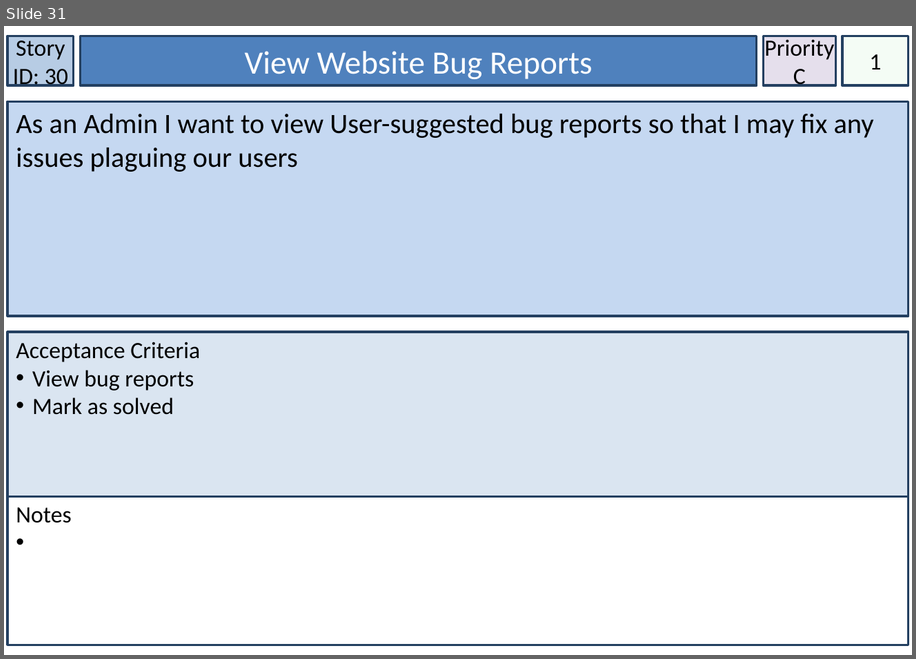
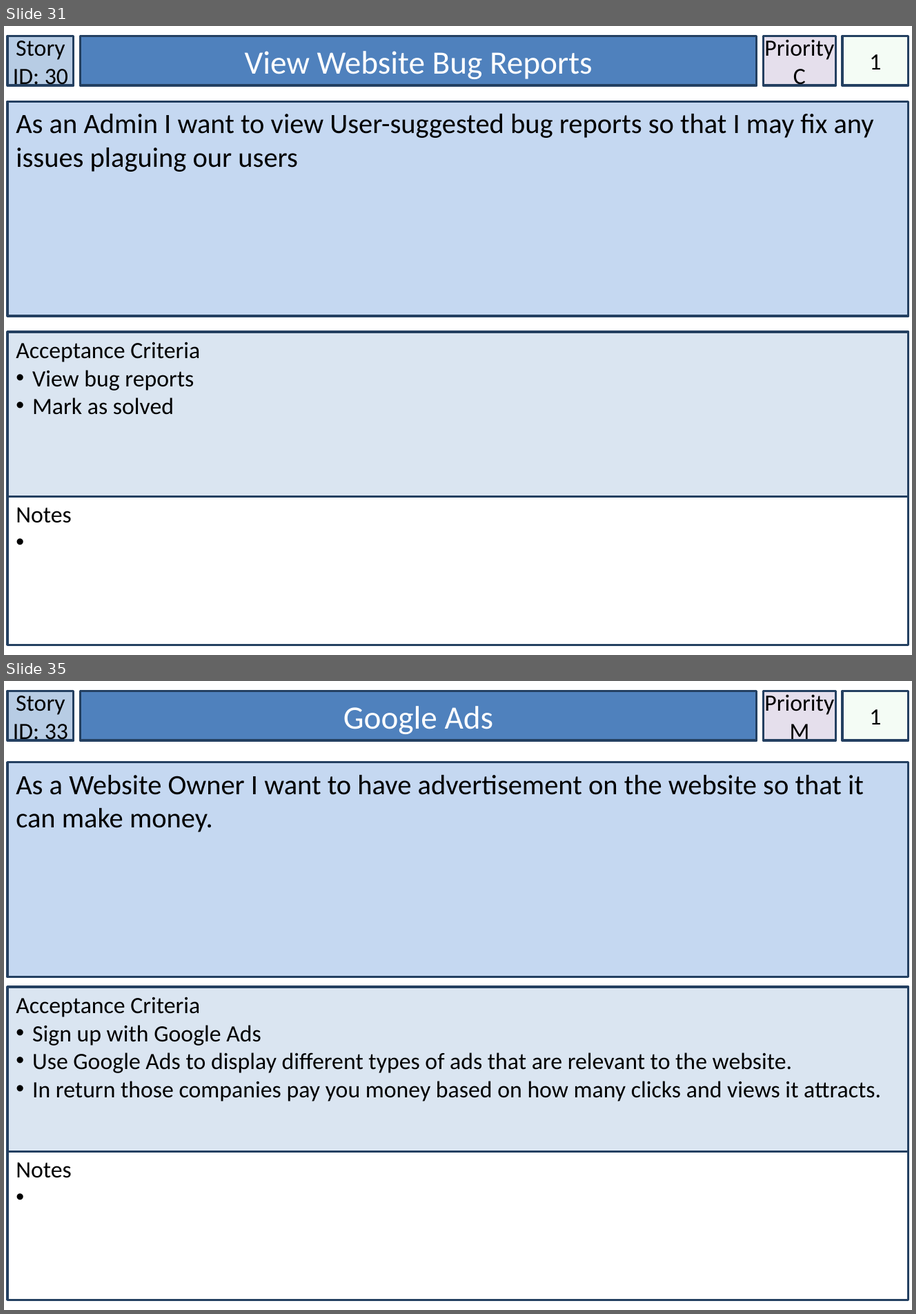
Before and after one commit to lowejosh/Django-landmarks, a slide deck: Artifact Files/Story Cards.pptx. Shown one above the other, each under a label of ours: slide 31 before the commit, slides 31 and 35 after it; the slides between them are not shown. The pictures are 916x659 and 916x1314 pixels, drawn with LibreOffice and Linux fonts; fonts in the diff are those of the drawing. Boxes give left, top, right and bottom in pixels: in the first picture for what was removed or moved away, otherwise in the second. Text is boxed around its words. In the diff, an @@ line names an element or a change of style, - is before the commit and + after.

```diff
--- a/Artifact Files/Story Cards.pptx
+++ b/Artifact Files/Story Cards.pptx
@@ slide 35 added at bbox=[4, 681, 912, 1310], background #FFFFFF @@
@@ rectangle added at bbox=[7, 691, 74, 740], fill #B7CCE4, outline #244061 2 pt, 20 pt, text #000000 @@
+Story ID: 33
@@ rectangle added at bbox=[81, 691, 757, 740], fill #4F81BD, outline #244061 2 pt, 28 pt, text #FFFFFF @@
+Google Ads
@@ rectangle added at bbox=[764, 691, 837, 740], fill #E5DFEC, outline #244061 2 pt, 20 pt, text #000000 @@
+Priority
+M
@@ rectangle added at bbox=[842, 691, 909, 740], fill #CCF0CD at 20% opacity, outline #244061 2 pt, 20 pt, text #000000 @@
+1
@@ rectangle added at bbox=[7, 762, 909, 977], fill #C5D8F1, outline #244061 2 pt, 24 pt, text #000000 @@
+As a Website Owner I want to have advertisement on the website so that it can make money.
@@ rectangle added at bbox=[7, 987, 909, 1152], fill #DAE5F1, outline #244061 2 pt, 20 pt, text #000000 @@
+Acceptance Criteria
+• Sign up with Google Ads
+• Use Google Ads to display different types of ads that are relevant to the website.
+• In return those companies pay you money based on how many clicks and views it attracts.
@@ rectangle added at bbox=[7, 1152, 909, 1300], fill #FFFFFF, outline #244061 2 pt, 20 pt, text #000000 @@
+Notes
```
Also in this commit, not shown: 1 slide changed, 10 other slides added, 9 other files.
